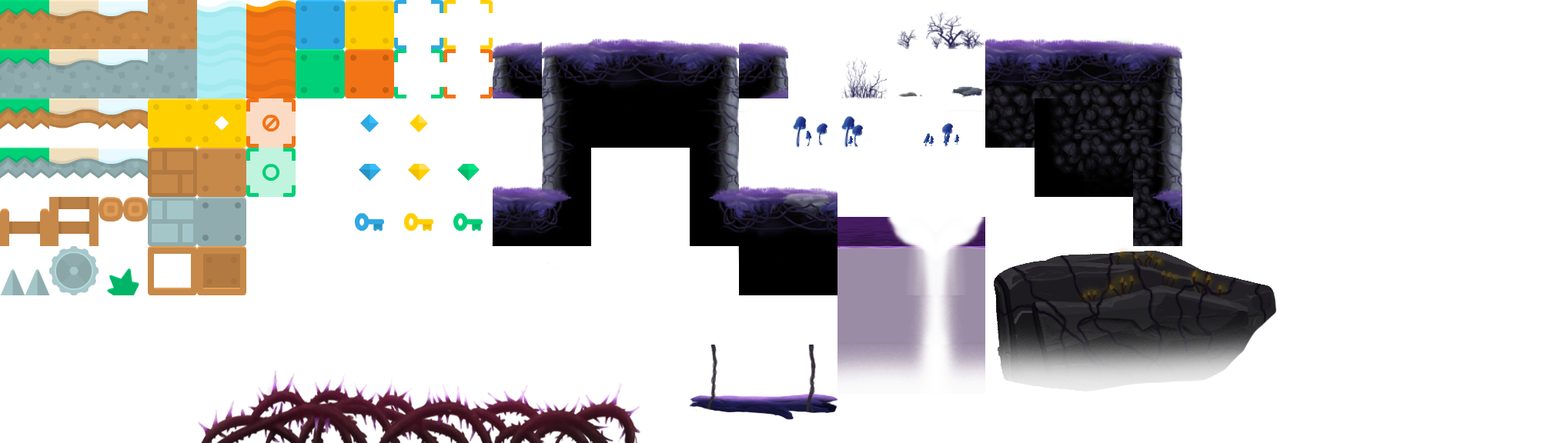
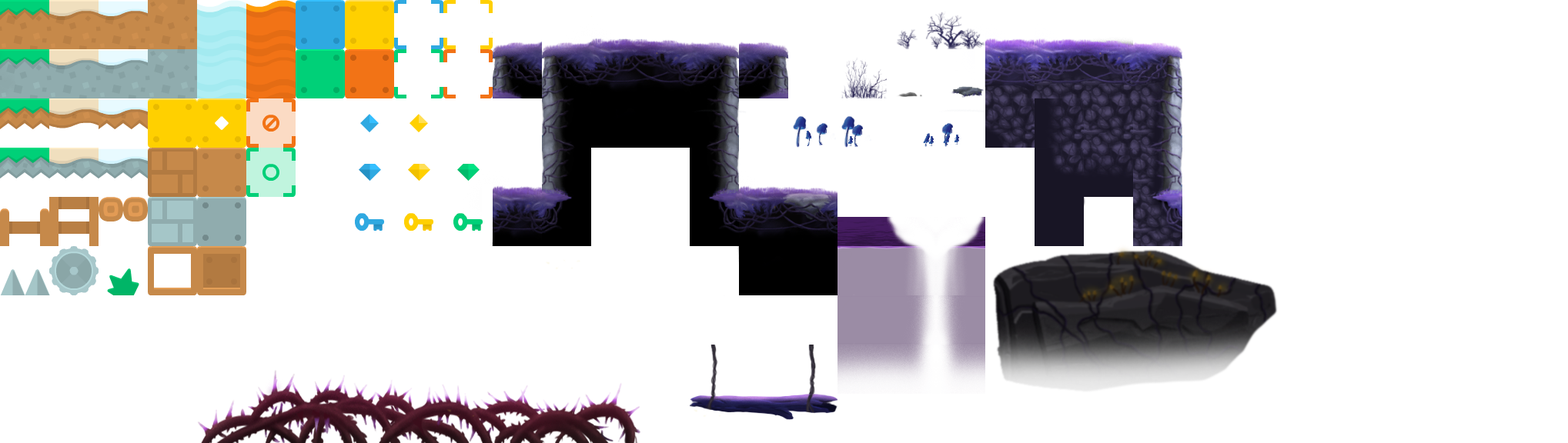
The second 1568×443 image is a revision of the first. Changes to its layers:
renamed "sol copie 4" to "Teinte/Saturation 13", moved it out of group "Sol cailloux", painted on it over [left=984, top=37, right=1184, bottom=247]
removed layer "sol copie 15" from group "Sol cailloux" over [left=1034, top=38, right=1134, bottom=99]
removed layer "sol bord_droit copie 3" from group "Sol cailloux" over [left=1076, top=40, right=1183, bottom=100]
removed layer "bord_droit copie 5" from group "Sol cailloux" over [left=1133, top=95, right=1184, bottom=151]
removed layer "lien_bord_droit copie 3" from group "Sol cailloux" over [left=1133, top=195, right=1183, bottom=247]
removed layer "bord_droit_bas copie 3" from group "Sol cailloux" over [left=1133, top=147, right=1184, bottom=201]
removed layer "Teinte/Saturation 11 copie" from group "Sol cailloux" over [left=1039, top=98, right=1084, bottom=148]
removed layer "Teinte/Saturation 11 copie 2" from group "Sol cailloux" over [left=1047, top=147, right=1084, bottom=179]
removed layer "Teinte/Saturation 11 copie 3" from group "Sol cailloux" over [left=985, top=98, right=1035, bottom=148]
removed layer "Teinte/Saturation 11" (1st of 2, in "Sol cailloux") from group "Sol cailloux" over [left=1083, top=98, right=1134, bottom=148]
removed layer "Teinte/Saturation 11" (2nd of 2, in "Sol cailloux") from group "Sol cailloux" over [left=1083, top=147, right=1139, bottom=201]
removed layer "sol copie 18" from group "Sol cailloux" over [left=1034, top=147, right=1086, bottom=198]
removed layer "sol copie 17" from group "Sol cailloux" over [left=1034, top=97, right=1086, bottom=148]
removed layer "sol copie 16" from group "Sol cailloux" over [left=1084, top=147, right=1136, bottom=198]
painted on "Calque 6" over [left=992, top=242, right=1278, bottom=393]
removed group "Sol cailloux" (14 layers) over [left=984, top=37, right=1184, bottom=247]
